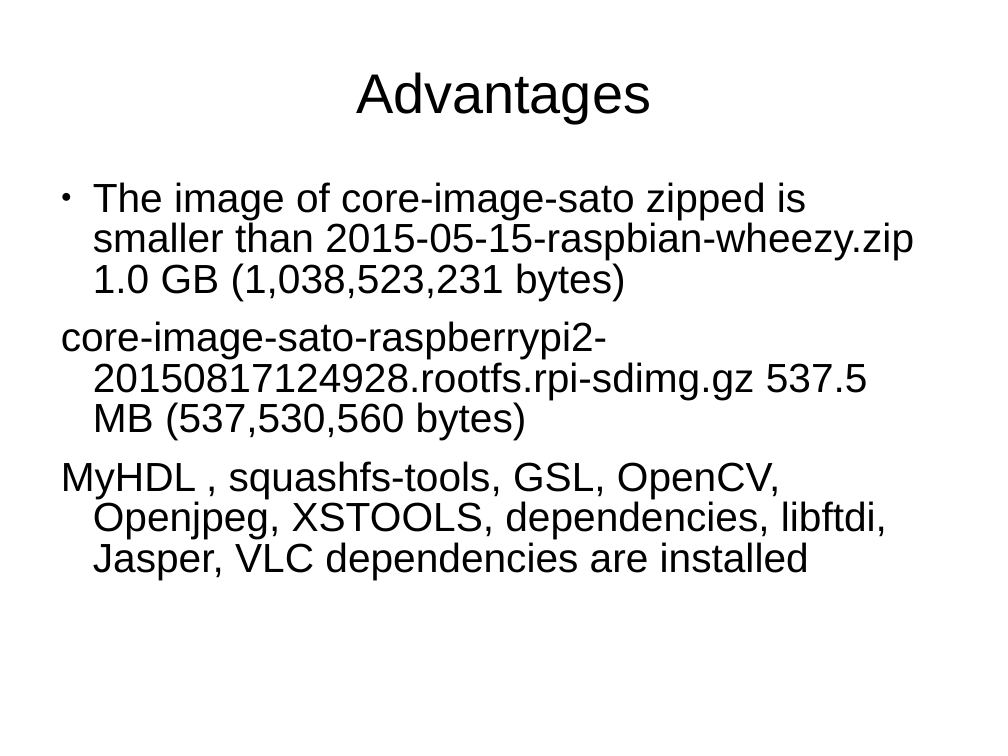
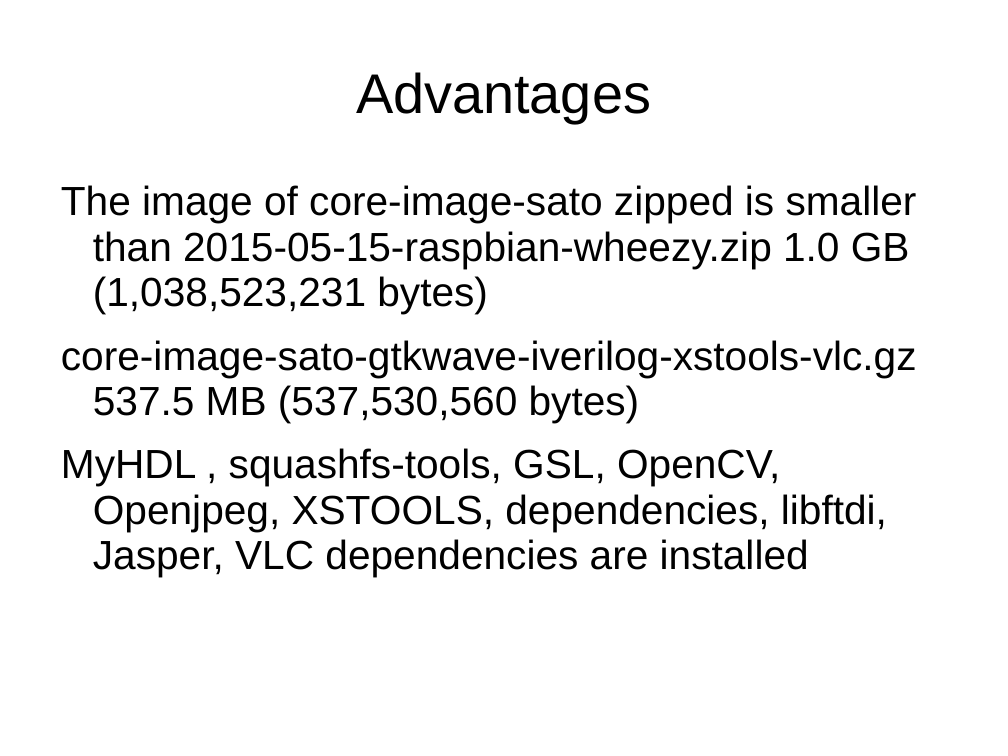
Before and after one commit to develone/raspberrypi2_yocto, a slide deck: slide 2 of doc/yocto_raspbain.ppt. Drawn at 1008x756 pixels with LibreOffice and Linux fonts; fonts in the diff are those of the drawing. Boxes give left, top, right and bottom in pixels: in the first picture for what was removed or moved away, otherwise in the second. Text is boxed around its words. In the diff, an @@ line names an element or a change of style, - is before the commit and + after.

Commit message:
new build see poky_patch_test.txt image now includes gtkwave iverilog vlc xstools installed. root passwd is raspberrypi and still fits on 4GB SD

```diff
--- a/doc/yocto_raspbain.ppt
+++ b/doc/yocto_raspbain.ppt
@@ text at [61,185,917,577]: bullet ● to none; line spacing 0.83 to 0.93 @@
@@ text at [61,340,917,423]: text changed @@
-core-image-sato-raspberrypi2-20150817124928.rootfs.rpi-sdimg.gz 537.5 MB (537,530,560 bytes)
+core-image-sato-gtkwave-iverilog-xstools-vlc.gz 537.5 MB (537,530,560 bytes)
```
Also in this commit, not shown: 3 other slides changed, 1 slide added, 1 slide removed, 10 other files.
